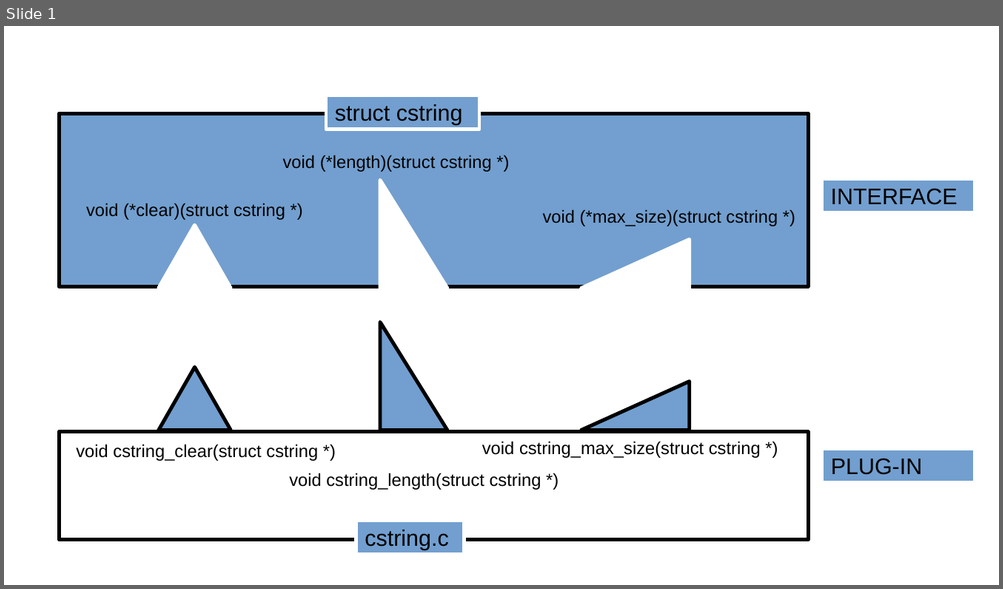
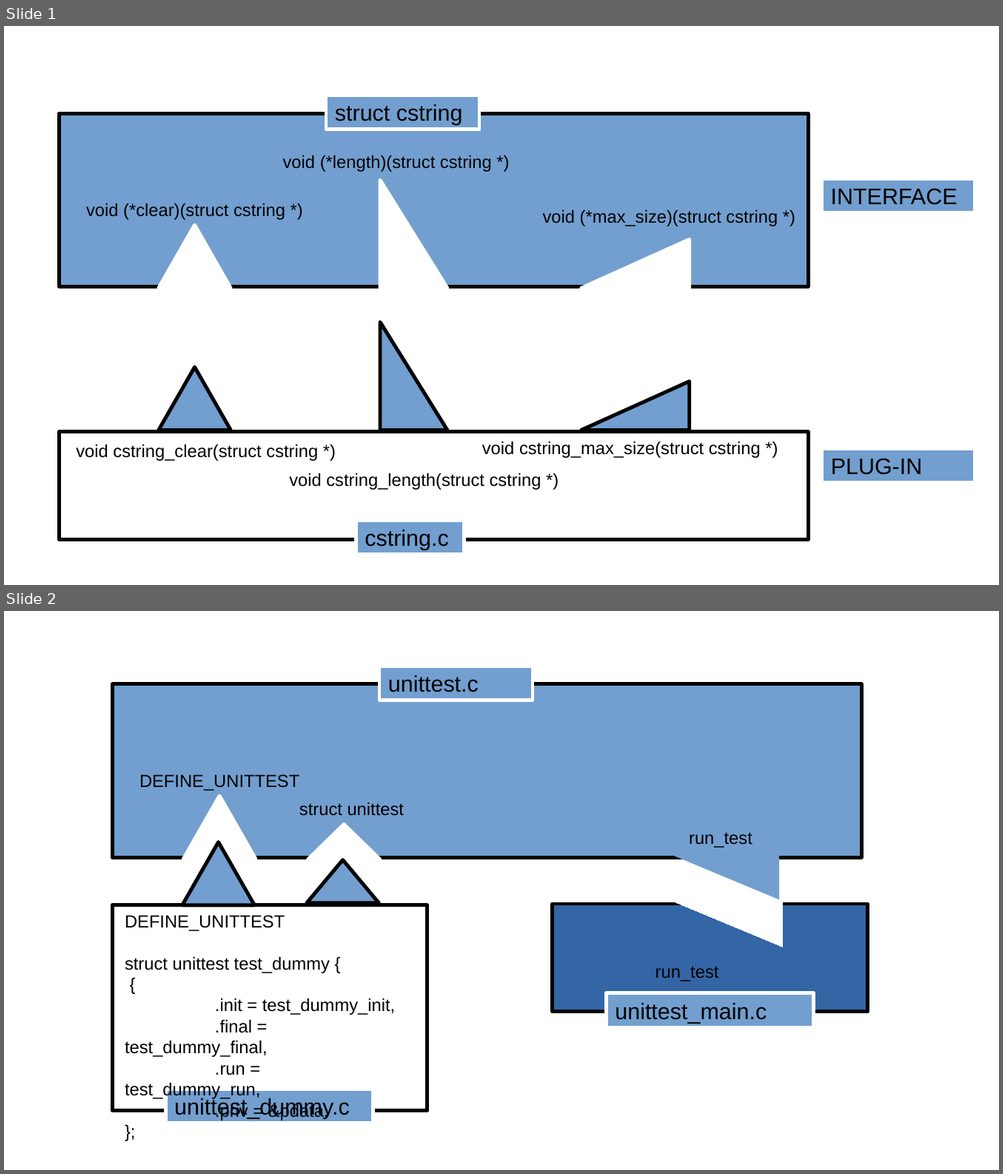
Before and after one commit to gurugio/book_cprogramming, a slide deck: pictures.odp. Shown one above the other, each under a label of ours: slide 1 before the commit, slides 1 and 2 after it. The pictures are 1003x589 and 1003x1174 pixels, drawn with LibreOffice and Linux fonts; fonts in the diff are those of the drawing. Boxes give left, top, right and bottom in pixels: in the first picture for what was removed or moved away, otherwise in the second. Text is boxed around its words. In the diff, an @@ line names an element or a change of style, - is before the commit and + after.

Commit message:
picture for unittest_dummy

```diff
--- a/pictures.odp
+++ b/pictures.odp
@@ slide 2 added at bbox=[4, 611, 999, 1170], background #FFFFFF @@
@@ rectangle added at bbox=[379, 666, 533, 701], fill #729FCF, outline #FFFFFF 2.89 pt, 18 pt, text #000000 @@
+unittest.c
@@ rectangle added at bbox=[112, 684, 862, 857], fill #729FCF, outline #000000 2.89 pt @@
@@ text added at bbox=[139, 775, 299, 791], 14 pt, text #000000 @@
+DEFINE_UNITTEST
@@ triangle added at bbox=[184, 796, 256, 859], fill #FFFFFF, outline #FFFFFF 2.89 pt @@
@@ text added at bbox=[299, 803, 404, 816], 14 pt, text #000000 @@
+struct unittest
@@ triangle added at bbox=[308, 825, 381, 860], fill #FFFFFF, outline #FFFFFF 2.89 pt @@
@@ text added at bbox=[688, 832, 752, 848], 14 pt, text #000000 @@
+run_test
@@ triangle added at bbox=[182, 842, 255, 906], fill #729FCF, outline #000000 2.89 pt @@
@@ right triangle added at bbox=[671, 854, 780, 900], fill #729FCF @@
@@ triangle added at bbox=[307, 860, 378, 903], fill #729FCF, outline #000000 2.89 pt @@
@@ rectangle added at bbox=[112, 906, 427, 1111], fill #FFFFFF, outline #000000 2.89 pt @@
@@ text added at bbox=[125, 915, 395, 1099], 14 pt, text #000000 @@
+DEFINE_UNITTEST
+struct unittest test_dummy {
+{
+.init = test_dummy_init,
+.final = test_dummy_final,
+.run = test_dummy_run,
+.priv = &pdata,
+};
@@ rectangle added at bbox=[553, 904, 868, 1013], fill #3465A4, outline #000000 2.89 pt @@
@@ right triangle added at bbox=[674, 903, 783, 948], fill #FFFFFF, outline #FFFFFF 0 pt @@
@@ text added at bbox=[655, 966, 719, 982], 14 pt, text #000000 @@
+run_test
@@ rectangle added at bbox=[606, 994, 814, 1028], fill #729FCF, outline #FFFFFF 2.89 pt, 18 pt, text #000000 @@
+unittest_main.c
@@ rectangle added at bbox=[165, 1089, 373, 1124], fill #729FCF, outline #FFFFFF 2.89 pt, 18 pt, text #000000 @@
+unittest_dummy.c
```
Also in this commit, not shown: 1 other file.
